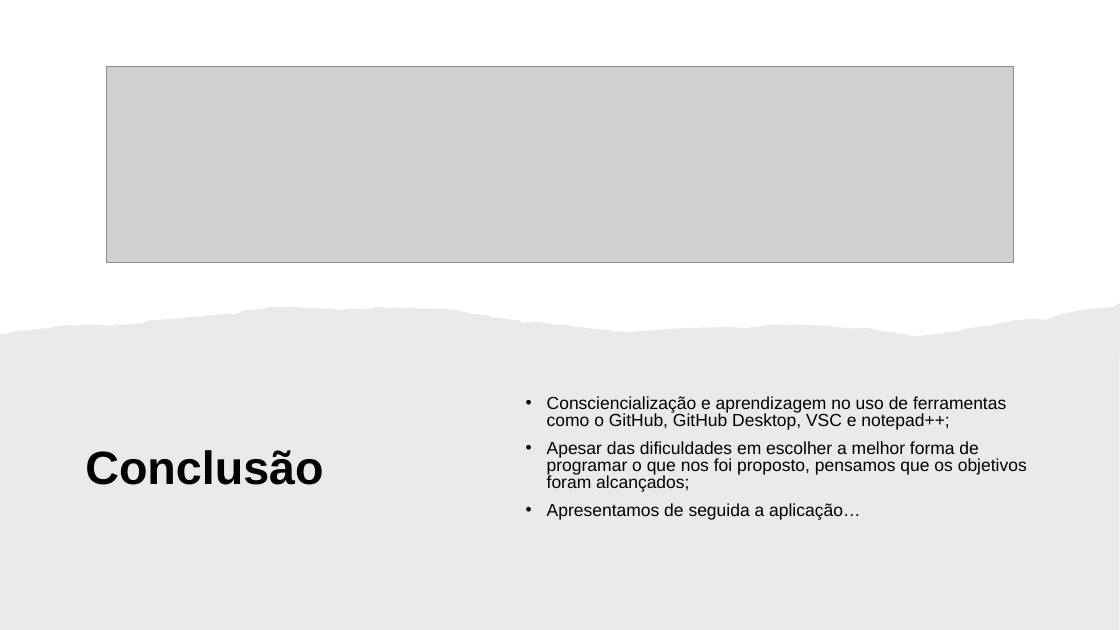
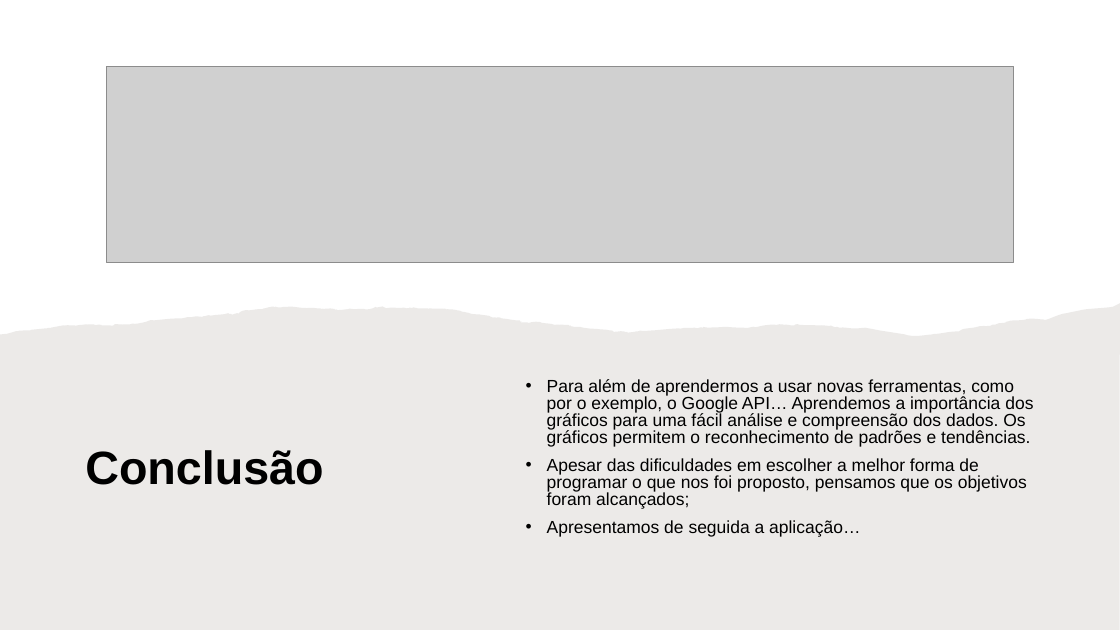
Before and after one commit to iptomar/PI2023, a slide deck: slide 8 of SEND_ALGORITHM/Apresentação Final.pptx. Drawn at 1120x630 pixels with LibreOffice and Linux fonts; fonts in the diff are those of the drawing; grey boxes stand for pictures. Boxes give left, top, right and bottom in pixels: in the first picture for what was removed or moved away, otherwise in the second. Text is boxed around its words. In the diff, an @@ line names an element or a change of style, - is before the commit and + after.

Commit message:
update

```diff
--- a/SEND_ALGORITHM/Apresentação Final.pptx
+++ b/SEND_ALGORITHM/Apresentação Final.pptx
@@ text at (547,379,1033,447): text changed @@
-• Consciencialização e aprendizagem no uso de ferramentas como o GitHub, GitHub Desktop, VSC e notepad++;
+• Para além de aprendermos a usar novas ferramentas, como por o exemplo, o Google API… Aprendemos a importância dos gráficos para uma fácil análise e compreensão dos dados. Os gráficos permitem o reconhecimento de padrões e tendências.
```
